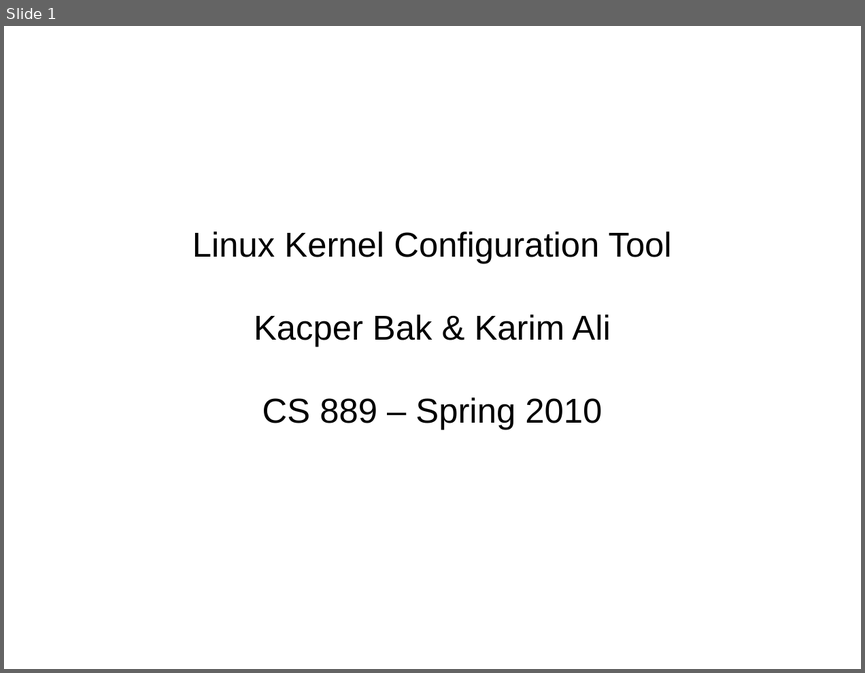
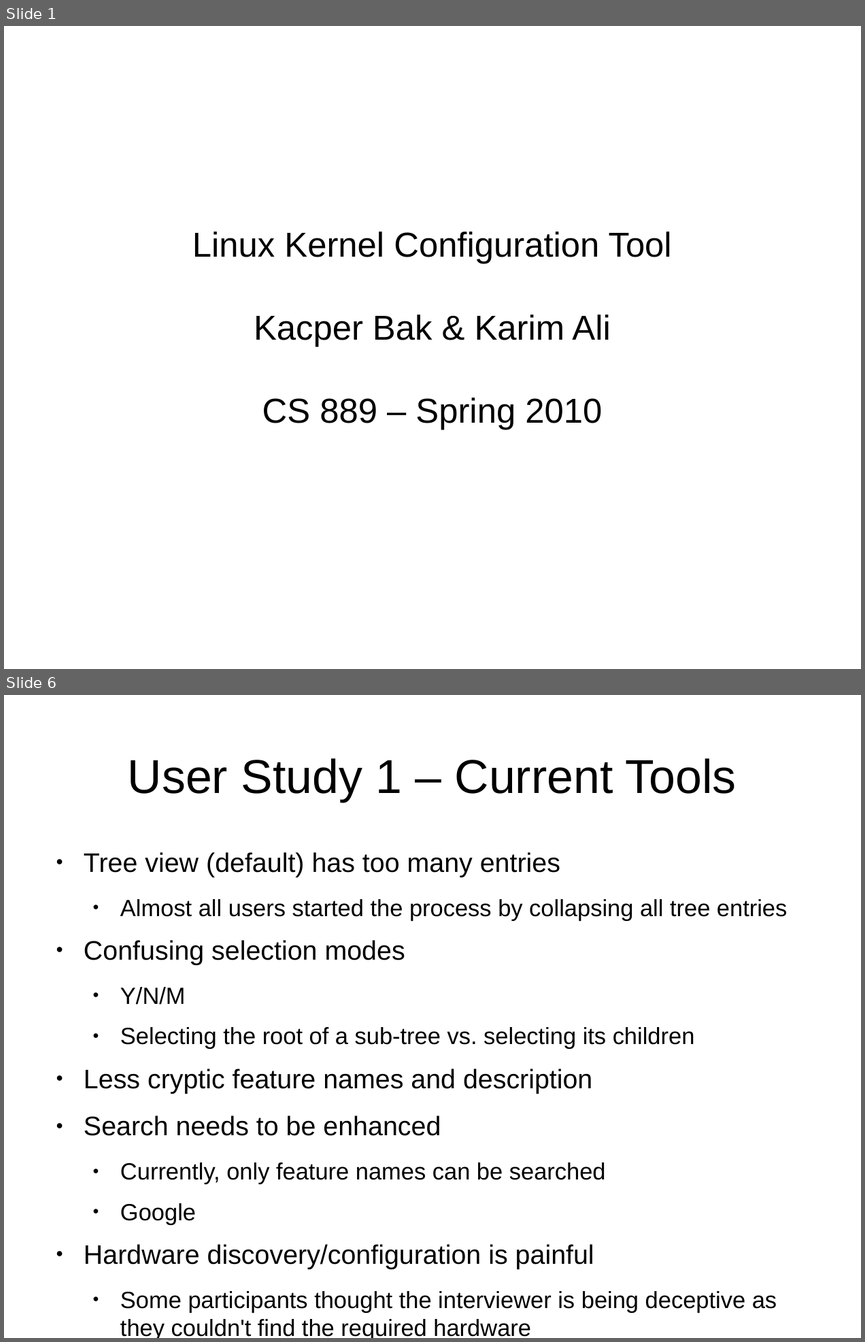
Before and after one commit to kbak/lkc, a slide deck: presentation/lkc.odp. Shown one above the other, each under a label of ours: slide 1 before the commit, slides 1 and 6 after it; the slides between them are not shown. The pictures are 865x673 and 865x1342 pixels, drawn with LibreOffice and Linux fonts; fonts in the diff are those of the drawing. Boxes give left, top, right and bottom in pixels: in the first picture for what was removed or moved away, otherwise in the second. Text is boxed around its words. In the diff, an @@ line names an element or a change of style, - is before the commit and + after.

```diff
--- a/presentation/lkc.odp
+++ b/presentation/lkc.odp
@@ slide 6 added at (4,695,861,1338), background #FFFFFF @@
@@ title added at (128,758,736,802), 44 pt, text #000000 @@
+User Study 1 – Current Tools
@@ text added at (84,852,787,1338), 21.7 pt, text #000000 @@
+● Tree view (default) has too many entries
+  ● Almost all users started the process by collapsing all tree entries
+● Confusing selection modes
+  ● Y/N/M
+  ● Selecting the root of a sub-tree vs. selecting its children
+● Less cryptic feature names and description
+● Search needs to be enhanced
+  ● Currently, only feature names can be searched
+  ● Google
+● Hardware discovery/configuration is painful
+  ● Some participants thought the interviewer is being deceptive as they couldn't find the required hardware
+  ● Auto configuration
```
Also in this commit, not shown: 1 slide changed, 13 other slides added, 14 other files.
